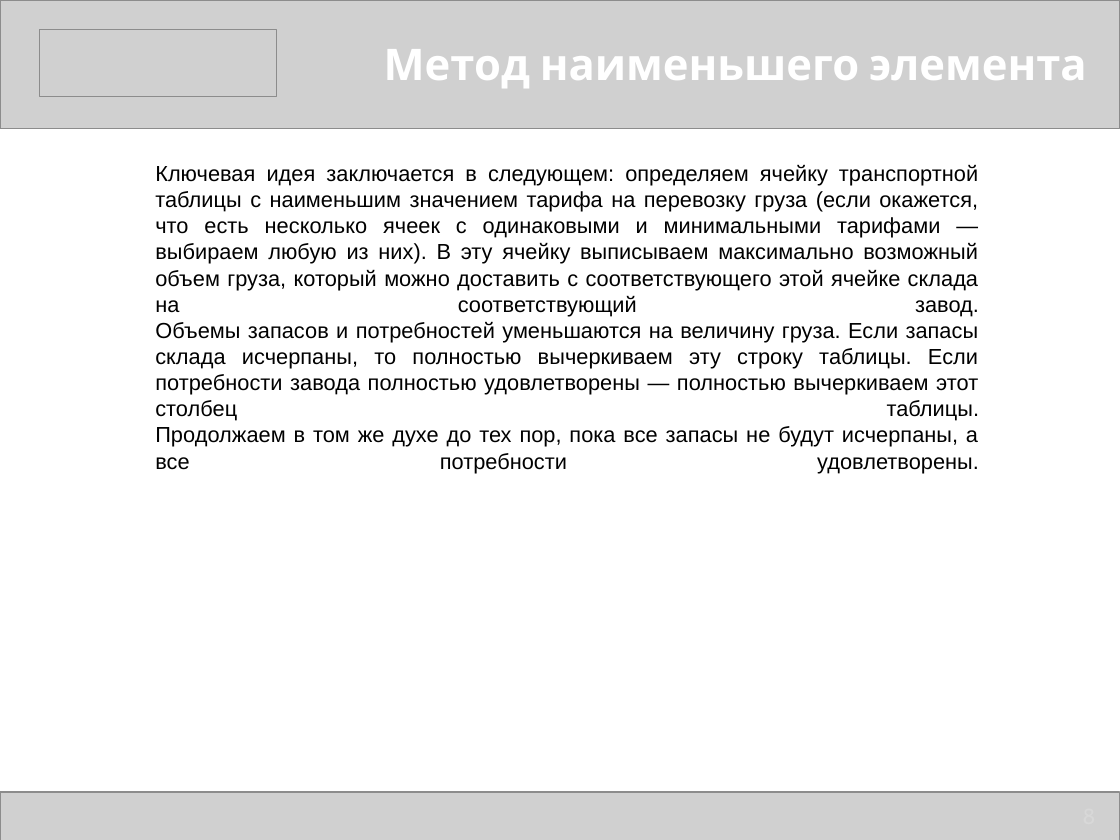
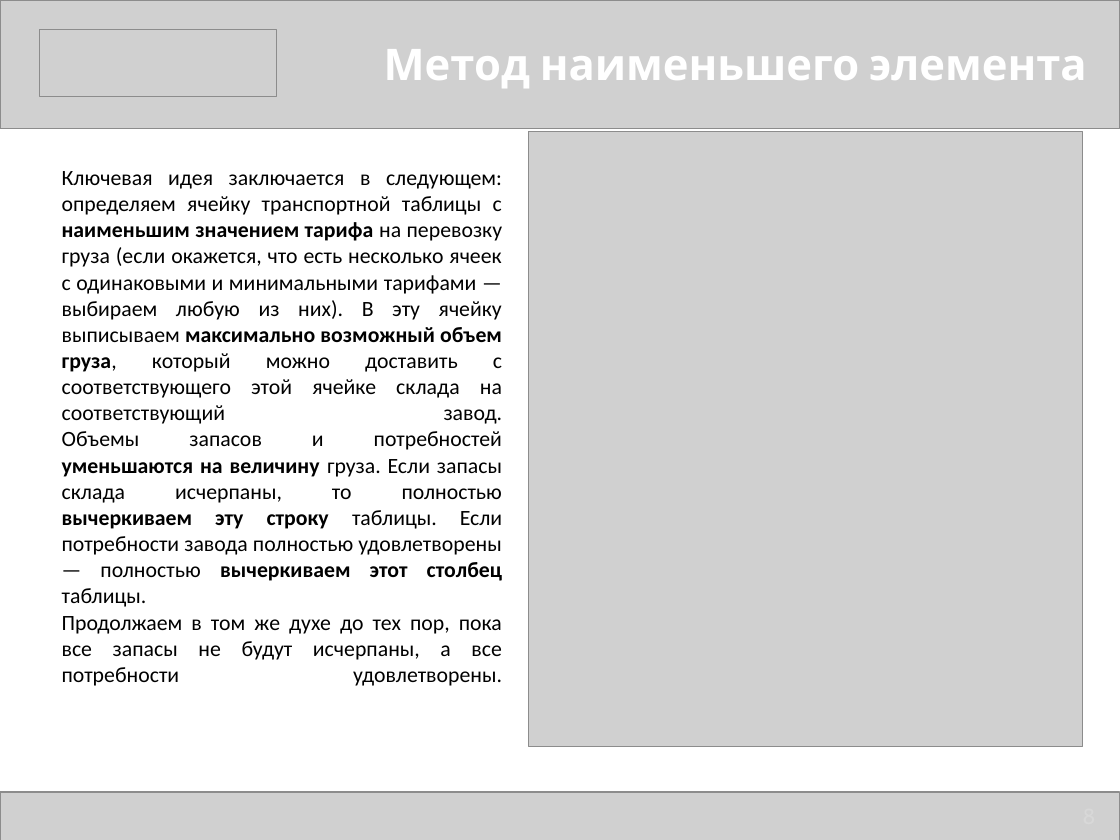
Before and after one commit to multifacs/transport-problem-new, a slide deck: slide 8 of Grischenko_VKR.pptx. Drawn at 1120x840 pixels with LibreOffice and Linux fonts; fonts in the diff are those of the drawing; grey boxes stand for pictures. Boxes give left, top, right and bottom in pixels: in the first picture for what was removed or moved away, otherwise in the second. Text is boxed around its words. In the diff, an @@ line names an element or a change of style, - is before the commit and + after.

```diff
--- a/Grischenko_VKR.pptx
+++ b/Grischenko_VKR.pptx
@@ picture added at [529, 131, 1083, 746] @@
@@ text "Ключевая идея заключается в следующем: ...": place and size @@
-text "Ключевая идея заключается в следующем: ..." at [155, 164, 979, 473]
+text "Ключевая идея заключается в следующем: ..." at [62, 171, 503, 686]
@@ text "Ключевая идея заключается в следующем: ..." at [62, 171, 503, 686]: font Arial to Calibri; bold on in "наименьшим значением тарифа максимально возможный объем груз ..." @@
```
Also in this commit, not shown: 4 other slides changed, 3 slides added, 13 other files.
